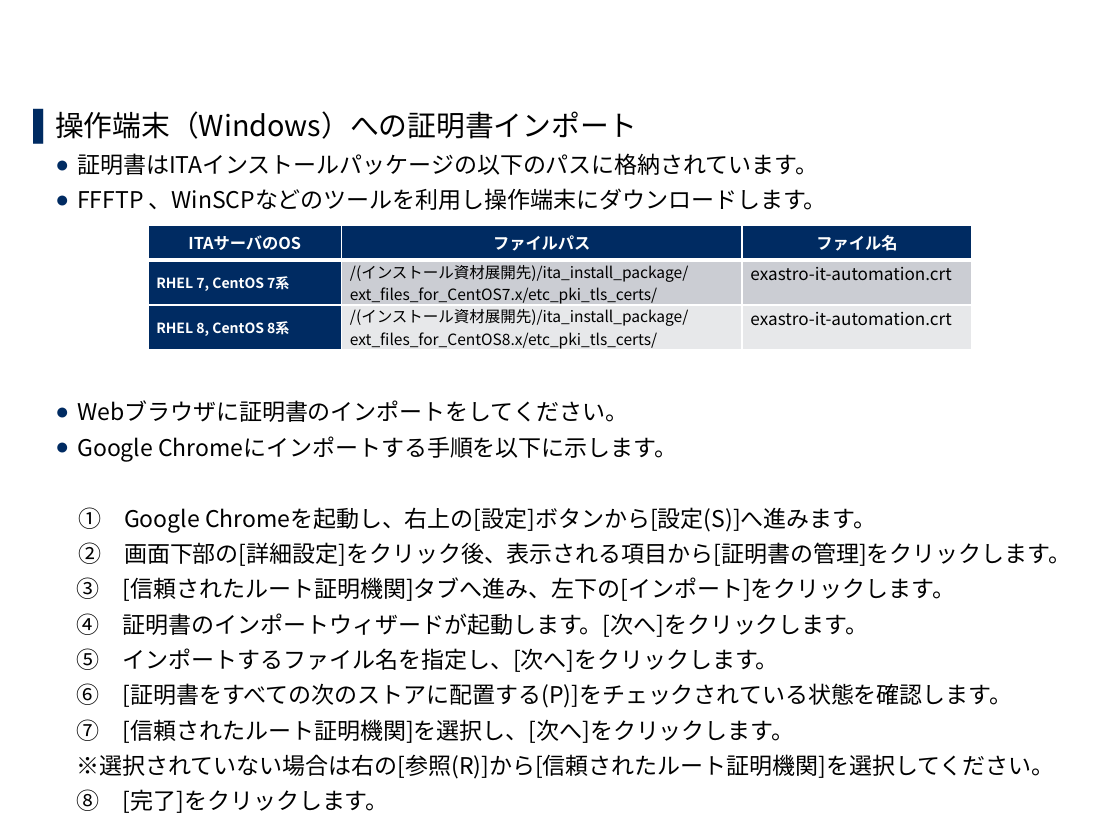
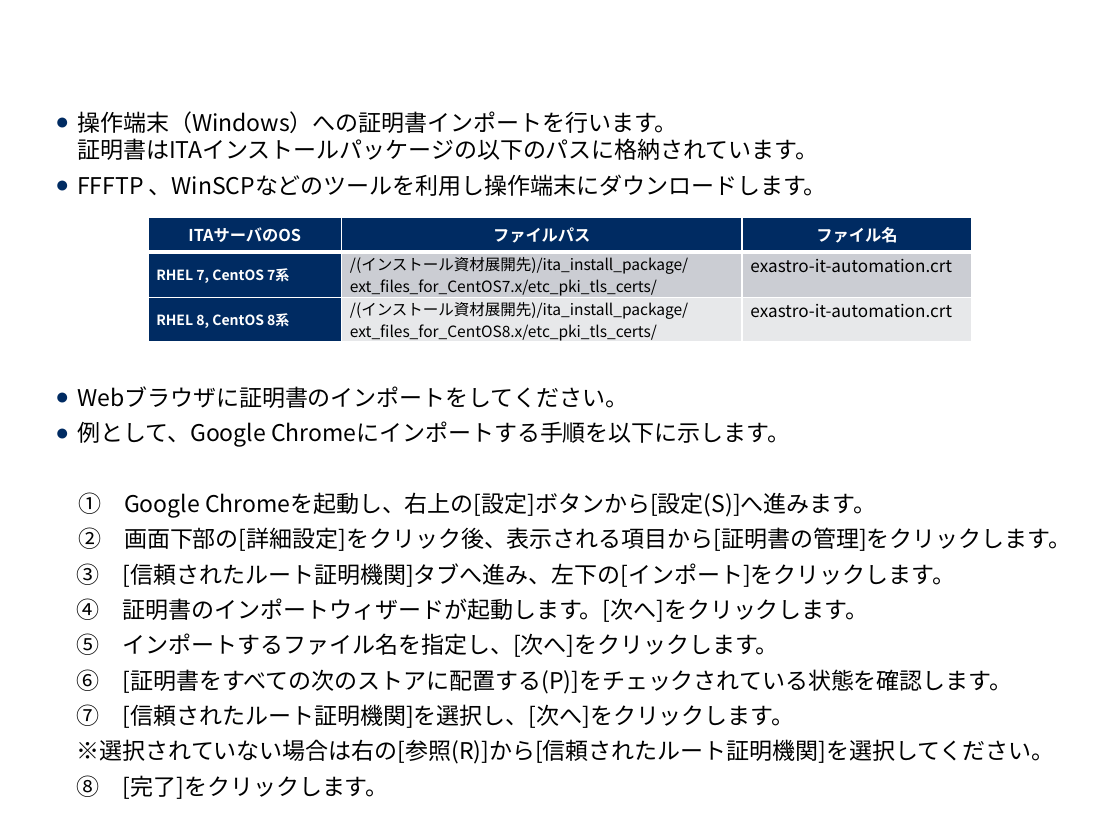
Before and after one commit to exastro-suite/it-automation-docs, a slide deck: slide 25 of asset/Learn_ja/ITA-online-install_ja.pptx (slide 22 before the commit). Drawn at 1120x840 pixels with LibreOffice and Linux fonts; fonts in the diff are those of the drawing; background and template pictures are left out. Boxes give left, top, right and bottom in pixels: in the first picture for what was removed or moved away, otherwise in the second. Text is boxed around its words. In the diff, an @@ line names an element or a change of style, - is before the commit and + after.

```diff
--- a/asset/Learn_ja/ITA-online-install_ja.pptx
+++ b/asset/Learn_ja/ITA-online-install_ja.pptx
@@ text at (77, 111, 818, 160): text changed @@
-▌ 操作端末（Windows）への証明書インポート
-  ● 証明書はITAインストールパッケージの以下のパスに格納されています。
+  ● 操作端末（Windows）への証明書インポートを行います。
+    証明書はITAインストールパッケージの以下のパスに格納されています。
@@ table: place and size @@
-table at (148, 225, 972, 353)
+table at (148, 217, 972, 345)
@@ text at (77, 421, 790, 447): text changed @@
-  ● Google Chromeにインポートする手順を以下に示します。
+  ● 例として、Google Chromeにインポートする手順を以下に示します。
```
Also in this commit, not shown: 6 other slides changed, 2 slides added.
